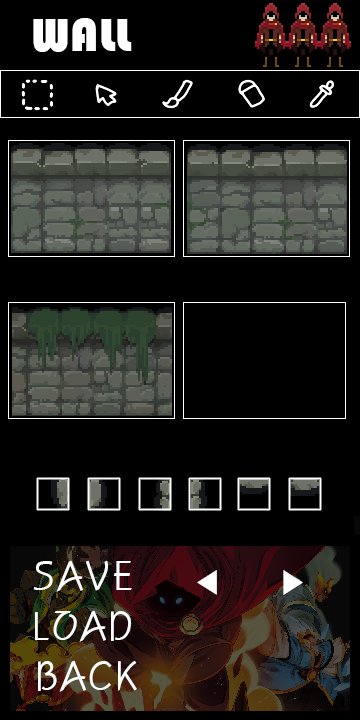
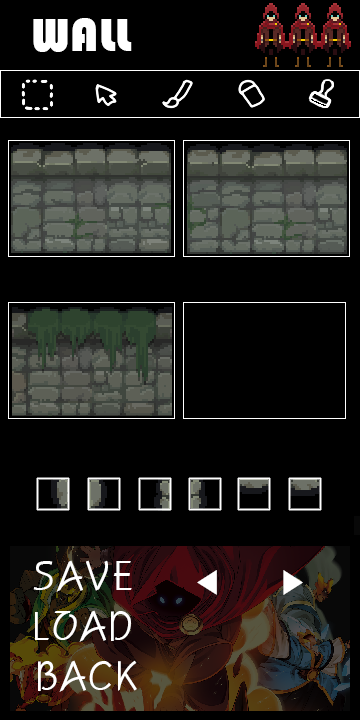
Before/after of a w=360, h=720 layered artwork. What changed in the layer stack:
added layer "레이어 66" in group "wall" over bbox(308, 78, 335, 109)
